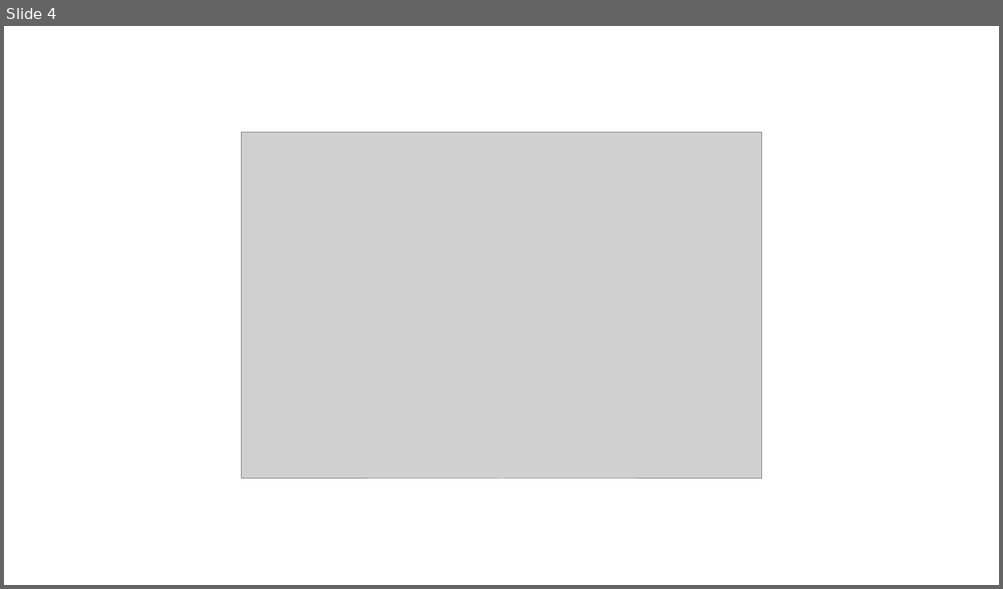
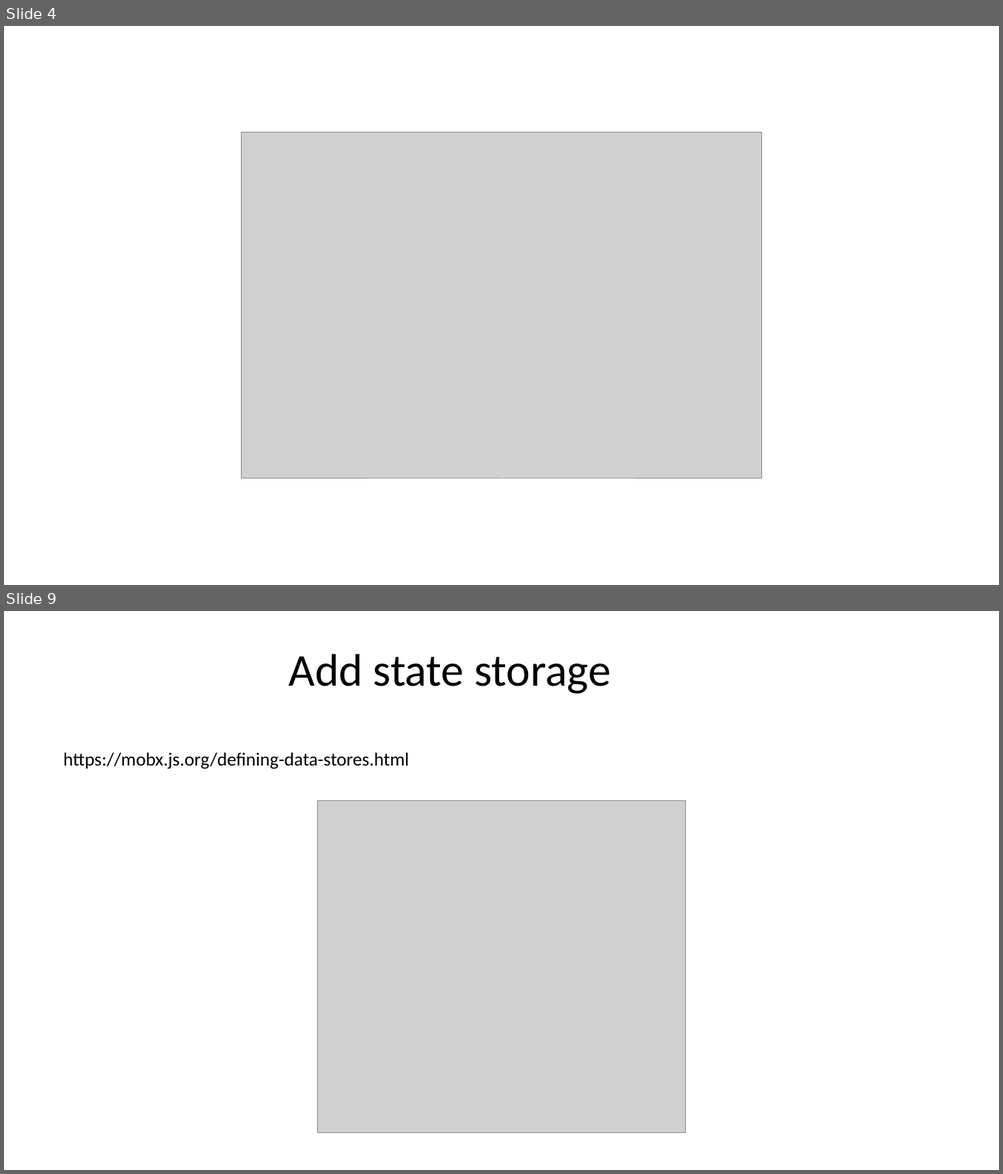
Before and after one commit to DHI/DomainServicesCourse, a slide deck: Presentations/DS-course-4-frontend.pptx. Shown one above the other, each under a label of ours: slide 4 before the commit, slides 4 and 9 after it; the slides between them are not shown. The pictures are 1003x589 and 1003x1174 pixels, drawn with LibreOffice and Linux fonts; fonts in the diff are those of the drawing; grey boxes stand for pictures. Boxes give left, top, right and bottom in pixels: in the first picture for what was removed or moved away, otherwise in the second. Text is boxed around its words. In the diff, an @@ line names an element or a change of style, - is before the commit and + after.

```diff
--- a/Presentations/DS-course-4-frontend.pptx
+++ b/Presentations/DS-course-4-frontend.pptx
@@ slide 9 added at (4,611,999,1170), background #FFFFFF @@
@@ text added at (288,654,611,694), 44 pt, text #000000 @@
+Add state storage
@@ text added at (63,752,409,769), 18 pt, text #000000 @@
+https://mobx.js.org/defining-data-stores.html
@@ picture added at (317,800,686,1133) @@
```
Also in this commit, not shown: 6 other slides added, 24 other files.
